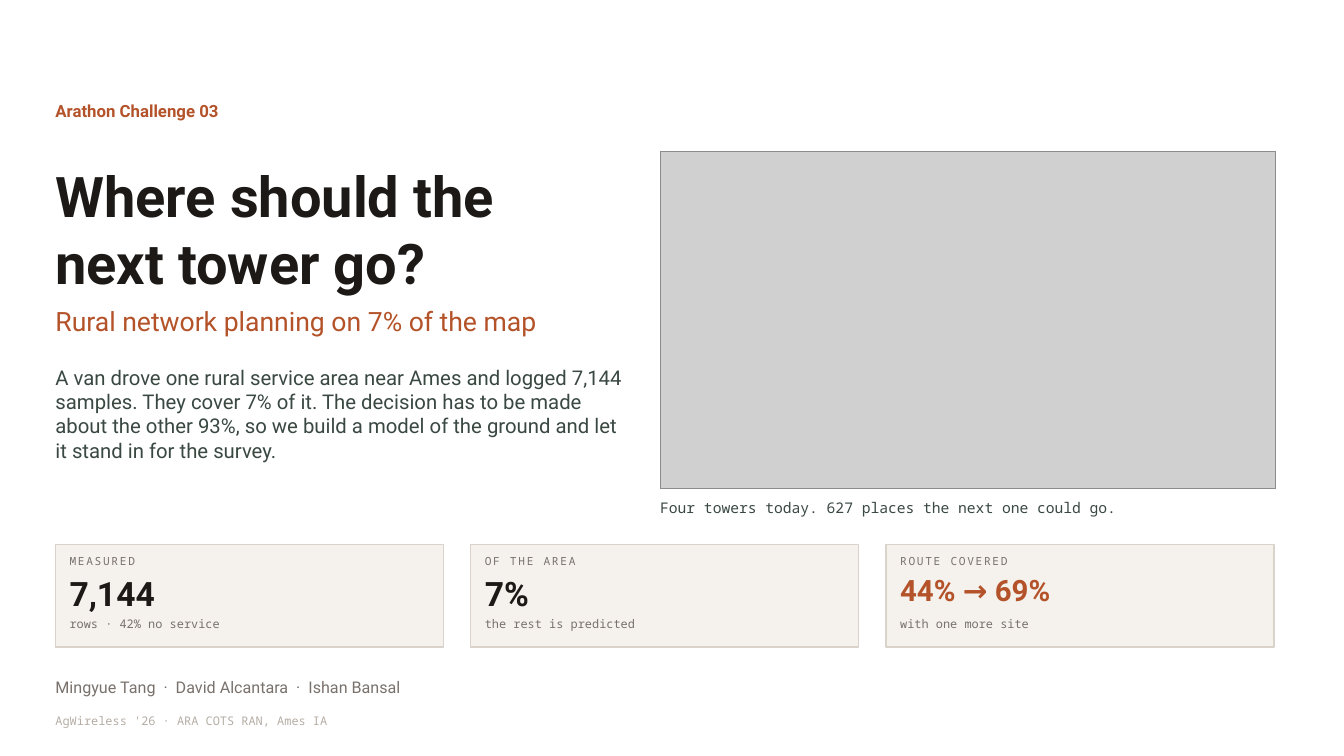
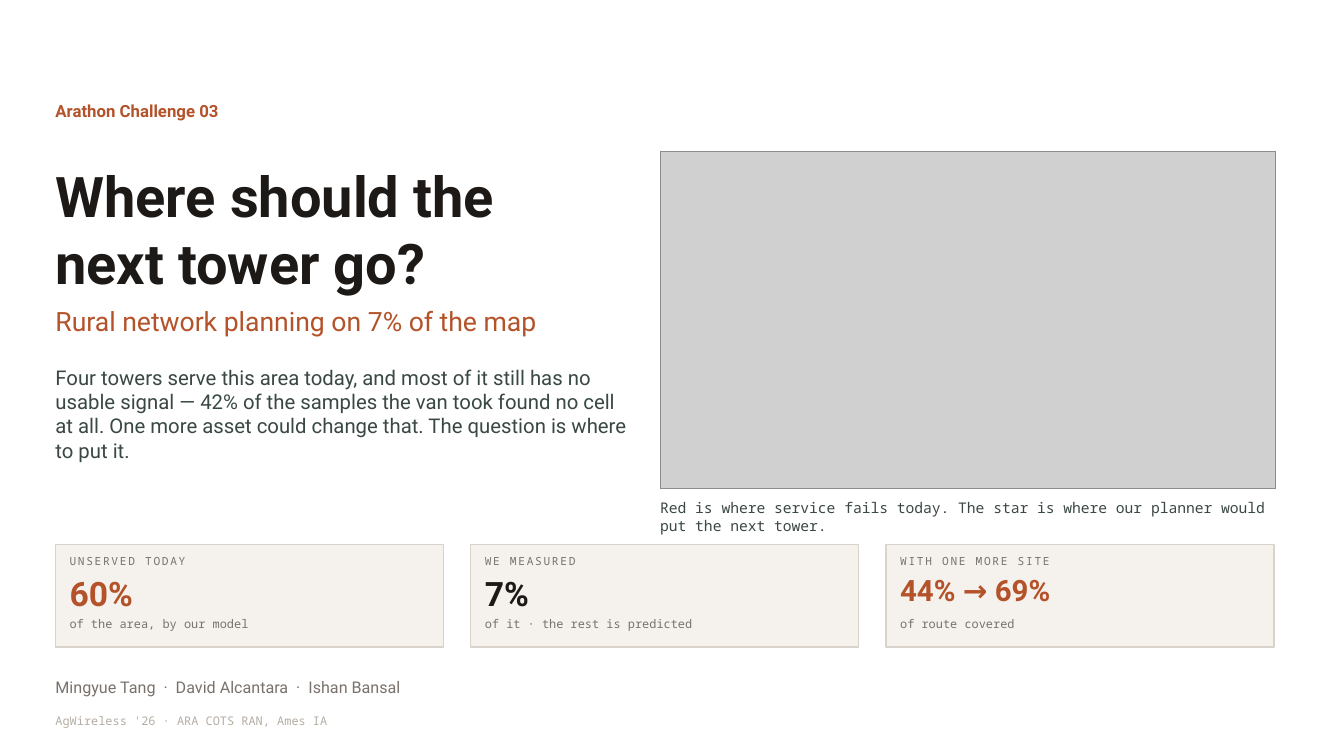
Before and after one commit to mtang724/arathon-c03-rural-infrastructure-placement, a slide deck: slide 1 of ARA_Challenge3.pptx. Drawn at 1344x756 pixels with LibreOffice and Linux fonts; fonts in the diff are those of the drawing; grey boxes stand for pictures. Boxes give left, top, right and bottom in pixels: in the first picture for what was removed or moved away, otherwise in the second. Text is boxed around its words. In the diff, an @@ line names an element or a change of style, - is before the commit and + after.

```diff
--- a/ARA_Challenge3.pptx
+++ b/ARA_Challenge3.pptx
@@ text at [55, 369, 626, 462]: text changed @@
-A van drove one rural service area near Ames and logged 7,144 samples. They cover 7% of it. The decision has to be made about the other 93%, so we build a model of the ground and let it stand in for the survey.
+Four towers serve this area today, and most of it still has no usable signal — 42% of the samples the van took found no cell at all. One more asset could change that. The question is where to put it.
@@ text at [660, 502, 1265, 535]: text changed @@
-Four towers today. 627 places the next one could go.
+Red is where service fails today. The star is where our planner would put the next tower.
@@ text at [70, 557, 185, 565]: text changed @@
-MEASURED
+UNSERVED TODAY
@@ text at [485, 557, 576, 565]: text changed @@
-OF THE AREA
+WE MEASURED
@@ text at [900, 557, 1050, 565]: text changed; size 8.5 to 8 pt @@
-with one more site
+WITH ONE MORE SITE
@@ text at [70, 581, 133, 607]: text changed; text colour #1C1917 to #B4532A @@
-7,144
+60%
@@ text at [70, 619, 249, 631]: text changed @@
-rows · 42% no service
+of the area, by our model
@@ text at [485, 619, 692, 631]: text changed @@
-the rest is predicted
+of it · the rest is predicted
@@ text at [900, 619, 1015, 628]: text changed; size 8 to 8.5 pt @@
-ROUTE COVERED
+of route covered
```
Also in this commit, not shown: 5 other files.
